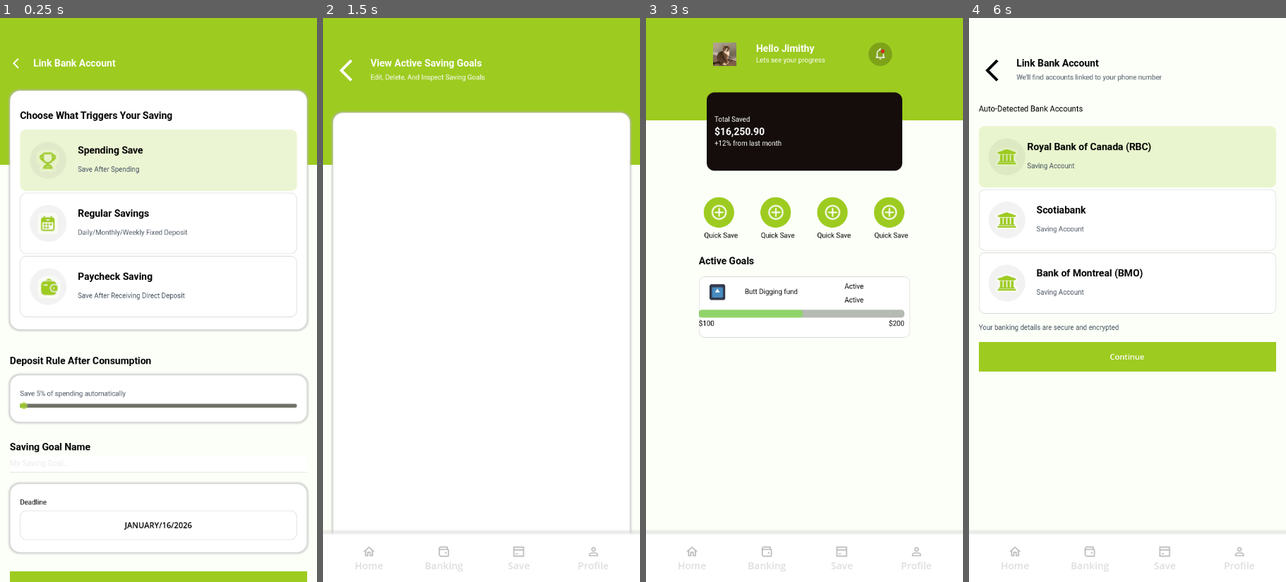
Above: before the commit, frames 1-4 (left to right).
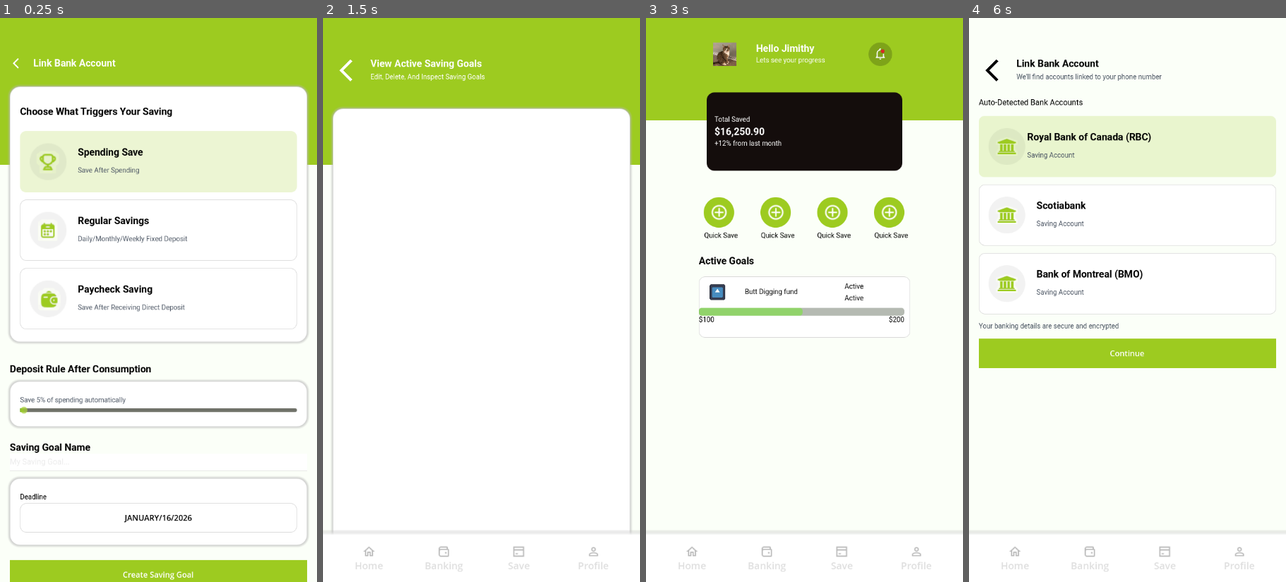
Above: after the commit, the same moments.

Repository: JUB-Yoush/4443-project
Game: Godot game, scene res://views/saving_goal_maker.tscn
Two runs of this game, one before a commit and one after it. Both use one fixed random seed, a clock stepped at 60 frames per second and the inputs below. The project has no main scene, so this scene is started directly. The engine's default icon, where the game draws it, is replaced by a stand-in: a white triangle on a blue panel in a dark square.
Inputs (mouse positions are in pixels of both pictures, inside the frame that each line leads up to):
- Up to frame 1 (0.25 s): no input
- Up to frame 2 (1.5 s): click (481, 463) at 0.52 s; type "12" at 0.6 s; click (481, 63) at 1.25 s
- Up to frame 3 (3 s): click (804, 68) at 2 s; click "Home" at 2.75 s
- Up to frame 4 (6 s): click (1127, 305) at 3.5 s; click (1203, 51) at 4.25 s; click "Home" at 5 s; click "Banking" at 5.75 s

The runs differ from the first frame. In frame 1, 13% of the frame differs, in the area x 2-98%, y 11-100%; in frame 2, 1.3%; in frame 3, 0.7%; in frame 4, 8.0%.

Commit message:
Saving Details done and padding adjustments

Diff:
--- a/new_game_project/assets/themes/mainScreen.tres
+++ b/new_game_project/assets/themes/mainScreen.tres
@@ -223,6 +223,7 @@
 RichTextLabel/fonts/normal_font = ExtResource("5_fpnbx")
 RichTextLabel/styles/focus = SubResource("StyleBoxFlat_xe36l")
 RichTextLabel/styles/normal = SubResource("StyleBoxEmpty_ahtpy")
+VBoxContainer/constants/separation = 0
 VScrollBar/styles/grabber = SubResource("StyleBoxEmpty_xe36l")
 VScrollBar/styles/grabber_highlight = SubResource("StyleBoxEmpty_810ac")
 VScrollBar/styles/grabber_pressed = SubResource("StyleBoxEmpty_t0nbw")
--- a/new_game_project/views/linkbank.tscn
+++ b/new_game_project/views/linkbank.tscn
@@ -39,7 +39,7 @@
 [node name="Button2" type="Button" parent="PanelContainer/MarginContainer/VBoxContainer"]
 self_modulate = Color(1, 1, 1, 0)
 clip_contents = true
-custom_minimum_size = Vector2(0, 55)
+custom_minimum_size = Vector2(0, 80)
 layout_mode = 2
 
 [node name="Header" type="HBoxContainer" parent="PanelContainer/MarginContainer/VBoxContainer/Button2"]
@@ -90,10 +90,7 @@
 [node name="DetectedBankAccounts" type="VBoxContainer" parent="PanelContainer/MarginContainer/VBoxContainer"]
 layout_mode = 2
 size_flags_vertical = 0
-
-[node name="Spacer" type="Control" parent="PanelContainer/MarginContainer/VBoxContainer/DetectedBankAccounts"]
-custom_minimum_size = Vector2(0, 30)
-layout_mode = 2
+theme_override_constants/separation = 15
 
 [node name="RichTextLabel2" type="RichTextLabel" parent="PanelContainer/MarginContainer/VBoxContainer/DetectedBankAccounts"]
 custom_minimum_size = Vector2(0, 25)
@@ -104,10 +101,6 @@
 bbcode_enabled = true
 text = "Auto-Detected Bank Accounts"
 vertical_alignment = 1
-
-[node name="Spacer2" type="Control" parent="PanelContainer/MarginContainer/VBoxContainer/DetectedBankAccounts"]
-custom_minimum_size = Vector2(0, 15)
-layout_mode = 2
 
 [node name="RBCBtn" type="Button" parent="PanelContainer/MarginContainer/VBoxContainer/DetectedBankAccounts"]
 custom_minimum_size = Vector2(0, 125)
--- a/new_game_project/views/saving_goal_details.tscn
+++ b/new_game_project/views/saving_goal_details.tscn
@@ -1,4 +1,26 @@
-[gd_scene format=3 uid="uid://vy4hw2o3yso1"]
+[gd_scene load_steps=8 format=3 uid="uid://vy4hw2o3yso1"]
+
+[ext_resource type="Theme" uid="uid://b8o6p1tkrcyh8" path="res://assets/themes/mainScreen.tres" id="1_tf6cl"]
+[ext_resource type="PackedScene" uid="uid://cvq00dll7ofrn" path="res://views/navbar.tscn" id="2_0a7ti"]
+[ext_resource type="Texture2D" uid="uid://d34k82ycxei5u" path="res://assets/ui/icons/Back Arrow.png" id="2_uw2u0"]
+
+[sub_resource type="ImageTexture" id="ImageTexture_0a7ti"]
+
+[sub_resource type="StyleBoxFlat" id="StyleBoxFlat_0a7ti"]
+bg_color = Color(0.615686, 0.796078, 0.12549, 1)
+corner_radius_top_left = 10
+corner_radius_top_right = 10
+corner_radius_bottom_right = 10
+corner_radius_bottom_left = 10
+
+[sub_resource type="StyleBoxFlat" id="StyleBoxFlat_uw2u0"]
+bg_color = Color(0.960784, 0.423529, 0.172549, 1)
+corner_radius_top_left = 10
+corner_radius_top_right = 10
+corner_radius_bottom_right = 10
+corner_radius_bottom_left = 10
+
+[sub_resource type="Theme" id="Theme_ert5s"]
 
 [node name="SavingGoalDetails" type="Control"]
 layout_mode = 3
@@ -7,3 +29,460 @@
 anchor_bottom = 1.0
 grow_horizontal = 2
 grow_vertical = 2
+
+[node name="PanelContainer" type="PanelContainer" parent="."]
+layout_mode = 1
+anchors_preset = 15
+anchor_right = 1.0
+anchor_bottom = 1.0
+grow_horizontal = 2
+grow_vertical = 2
+theme = ExtResource("1_tf6cl")
+
+[node name="Panel" type="Panel" parent="PanelContainer"]
+custom_minimum_size = Vector2(0, 300)
+layout_mode = 2
+size_flags_vertical = 0
+theme = ExtResource("1_tf6cl")
+
+[node name="MarginContainer" type="MarginContainer" parent="PanelContainer"]
+layout_mode = 2
+theme = ExtResource("1_tf6cl")
+
+[node name="VBoxContainer" type="VBoxContainer" parent="PanelContainer/MarginContainer"]
+layout_mode = 2
+
+[node name="Button2" type="Button" parent="PanelContainer/MarginContainer/VBoxContainer"]
+self_modulate = Color(1, 1, 1, 0)
+clip_contents = true
+custom_minimum_size = Vector2(0, 30)
+layout_mode = 2
+
+[node name="Header" type="HBoxContainer" parent="PanelContainer/MarginContainer/VBoxContainer/Button2"]
+layout_mode = 2
+offset_right = 608.0
+offset_bottom = 25.0
+mouse_filter = 2
+
+[node name="TextureRect" type="TextureRect" parent="PanelContainer/MarginContainer/VBoxContainer/Button2/Header"]
+layout_mode = 2
+mouse_filter = 2
+texture = ExtResource("2_uw2u0")
+expand_mode = 3
+
+[node name="Spacer" type="Control" parent="PanelContainer/MarginContainer/VBoxContainer/Button2/Header"]
+custom_minimum_size = Vector2(15, 0)
+layout_mode = 2
+mouse_filter = 2
+
+[node name="RichTextLabel" type="RichTextLabel" parent="PanelContainer/MarginContainer/VBoxContainer/Button2/Header"]
+custom_minimum_size = Vector2(500, 25)
+layout_mode = 2
+size_flags_vertical = 3
+mouse_filter = 2
+theme = ExtResource("1_tf6cl")
+theme_override_colors/default_color = Color(1, 1, 1, 1)
+bbcode_enabled = true
+text = "[b]Saving Goal Viewer[/b]"
+vertical_alignment = 1
+
+[node name="Spacer" type="Control" parent="PanelContainer/MarginContainer/VBoxContainer"]
+custom_minimum_size = Vector2(0, 30)
+layout_mode = 2
+
+[node name="PanelContainer" type="PanelContainer" parent="PanelContainer/MarginContainer/VBoxContainer"]
+layout_mode = 2
+theme = ExtResource("1_tf6cl")
+theme_type_variation = &"PanelNestedContainer"
+
+[node name="MarginContainer" type="MarginContainer" parent="PanelContainer/MarginContainer/VBoxContainer/PanelContainer"]
+layout_mode = 2
+theme = ExtResource("1_tf6cl")
+theme_type_variation = &"MarginNestedContainer"
+
+[node name="VBoxContainer" type="VBoxContainer" parent="PanelContainer/MarginContainer/VBoxContainer/PanelContainer/MarginContainer"]
+layout_mode = 2
+
+[node name="HBoxContainer" type="HBoxContainer" parent="PanelContainer/MarginContainer/VBoxContainer/PanelContainer/MarginContainer/VBoxContainer"]
+layout_mode = 2
+size_flags_vertical = 3
+
+[node name="RichTextLabel2" type="RichTextLabel" parent="PanelContainer/MarginContainer/VBoxContainer/PanelContainer/MarginContainer/VBoxContainer/HBoxContainer"]
+custom_minimum_size = Vector2(0, 25)
+layout_mode = 2
+size_flags_horizontal = 3
+size_flags_vertical = 3
+mouse_filter = 2
+theme = ExtResource("1_tf6cl")
+theme_type_variation = &"GreyText"
+theme_override_font_sizes/bold_font_size = 16
+bbcode_enabled = true
+text = "[b]Created:[/b] MONTH DATE, YEAR"
+vertical_alignment = 1
+
+[node name="RichTextLabel3" type="RichTextLabel" parent="PanelContainer/MarginContainer/VBoxContainer/PanelContainer/MarginContainer/VBoxContainer/HBoxContainer"]
+custom_minimum_size = Vector2(0, 25)
+layout_mode = 2
+size_flags_horizontal = 3
+size_flags_vertical = 3
+mouse_filter = 2
+theme = ExtResource("1_tf6cl")
+theme_type_variation = &"GreyText"
+theme_override_colors/default_color = Color(0.615686, 0.796078, 0.12549, 1)
+theme_override_font_sizes/bold_font_size = 16
+bbcode_enabled = true
+text = "[b]Saving Plan:[/b] Placeholder"
+horizontal_alignment = 2
+vertical_alignment = 1
+
+[node name="GoalName" type="RichTextLabel" parent="PanelContainer/MarginContainer/VBoxContainer/PanelContainer/MarginContainer/VBoxContainer"]
+custom_minimum_size = Vector2(500, 50)
+layout_mode = 2
+size_flags_vertical = 3
+theme = ExtResource("1_tf6cl")
+theme_override_font_sizes/bold_font_size = 0
+bbcode_enabled = true
+text = "[b]Digging In Yo Butt Goal[/b]"
+vertical_alignment = 1
+
+[node name="GoalName2" type="RichTextLabel" parent="PanelContainer/MarginContainer/VBoxContainer/PanelContainer/MarginContainer/VBoxContainer"]
+custom_minimum_size = Vector2(500, 100)
+layout_mode = 2
+size_flags_vertical = 3
+theme = ExtResource("1_tf6cl")
+theme_override_font_sizes/bold_font_size = 64
+bbcode_enabled = true
+text = "[b]$1200[/b]"
+vertical_alignment = 1
+
+[node name="HBoxContainer2" type="HBoxContainer" parent="PanelContainer/MarginContainer/VBoxContainer/PanelContainer/MarginContainer/VBoxContainer"]
+layout_mode = 2
+size_flags_vertical = 3
+
+[node name="RichTextLabel2" type="RichTextLabel" parent="PanelContainer/MarginContainer/VBoxContainer/PanelContainer/MarginContainer/VBoxContainer/HBoxContainer2"]
+custom_minimum_size = Vector2(0, 25)
+layout_mode = 2
+size_flags_horizontal = 3
+size_flags_vertical = 3
+mouse_filter = 2
+theme = ExtResource("1_tf6cl")
+theme_override_font_sizes/normal_font_size = 20
+bbcode_enabled = true
+text = "[b]This Month:[/b] $100"
+vertical_alignment = 1
+
+[node name="RichTextLabel3" type="RichTextLabel" parent="PanelContainer/MarginContainer/VBoxContainer/PanelContainer/MarginContainer/VBoxContainer/HBoxContainer2"]
+custom_minimum_size = Vector2(0, 25)
+layout_mode = 2
+size_flags_horizontal = 3
+size_flags_vertical = 3
+mouse_filter = 2
+theme = ExtResource("1_tf6cl")
+theme_override_font_sizes/normal_font_size = 20
+bbcode_enabled = true
+text = "[b]Goal ($)[/b]: 100/200"
+horizontal_alignment = 2
+vertical_alignment = 1
+
+[node name="HSlider" type="HSlider" parent="PanelContainer/MarginContainer/VBoxContainer/PanelContainer/MarginContainer/VBoxContainer"]
+custom_minimum_size = Vector2(0, 25)
+layout_mode = 2
+theme = ExtResource("1_tf6cl")
+theme_override_icons/grabber = SubResource("ImageTexture_0a7ti")
+
+[node name="HBoxContainer3" type="HBoxContainer" parent="PanelContainer/MarginContainer/VBoxContainer/PanelContainer/MarginContainer/VBoxContainer"]
+layout_mode = 2
+size_flags_vertical = 3
+
+[node name="Panel" type="Panel" parent="PanelContainer/MarginContainer/VBoxContainer/PanelContainer/MarginContainer/VBoxContainer/HBoxContainer3"]
+custom_minimum_size = Vector2(0, 50)
+layout_mode = 2
+size_flags_horizontal = 3
+theme = ExtResource("1_tf6cl")
+theme_override_styles/panel = SubResource("StyleBoxFlat_0a7ti")
+
+[node name="RichTextLabel" type="RichTextLabel" parent="PanelContainer/MarginContainer/VBoxContainer/PanelContainer/MarginContainer/VBoxContainer/HBoxContainer3/Panel"]
+layout_mode = 1
+anchors_preset = 15
+anchor_right = 1.0
+anchor_bottom = 1.0
+grow_horizontal = 2
+grow_vertical = 2
+theme = ExtResource("1_tf6cl")
+theme_override_colors/default_color = Color(1, 1, 1, 1)
+bbcode_enabled = true
+text = "[b]Due: April 1, 2025[/b]"
+horizontal_alignment = 1
+vertical_alignment = 1
+
+[node name="Panel2" type="Panel" parent="PanelContainer/MarginContainer/VBoxContainer/PanelContainer/MarginContainer/VBoxContainer/HBoxContainer3"]
+custom_minimum_size = Vector2(0, 50)
+layout_mode = 2
+size_flags_horizontal = 3
+theme = ExtResource("1_tf6cl")
+theme_override_styles/panel = SubResource("StyleBoxFlat_uw2u0")
+
+[node name="RichTextLabel" type="RichTextLabel" parent="PanelContainer/MarginContainer/VBoxContainer/PanelContainer/MarginContainer/VBoxContainer/HBoxContainer3/Panel2"]
+layout_mode = 1
+anchors_preset = 15
+anchor_right = 1.0
+anchor_bottom = 1.0
+grow_horizontal = 2
+grow_vertical = 2
+theme = ExtResource("1_tf6cl")
+theme_override_colors/default_color = Color(1, 1, 1, 1)
+bbcode_enabled = true
+text = "[b]7 Days[/b]"
+horizontal_alignment = 1
+vertical_alignment = 1
+
+[node name="Spacer2" type="Control" parent="PanelContainer/MarginContainer/VBoxContainer"]
+custom_minimum_size = Vector2(0, 30)
+layout_mode = 2
+
+[node name="SpendingControls" type="VBoxContainer" parent="PanelContainer/MarginContainer/VBoxContainer"]
+layout_mode = 2
+
+[node name="SpendSave" type="VBoxContainer" parent="PanelContainer/MarginContainer/VBoxContainer/SpendingControls"]
+visible = false
+layout_mode = 2
+
+[node name="RichTextLabel" type="RichTextLabel" parent="PanelContainer/MarginContainer/VBoxContainer/SpendingControls/SpendSave"]
+custom_minimum_size = Vector2(500, 50)
+layout_mode = 2
+size_flags_vertical = 3
+theme = ExtResource("1_tf6cl")
+bbcode_enabled = true
+text = "[b]Deposit Rule After Consumption[/b]"
+vertical_alignment = 1
+
+[node name="PanelContainer" type="PanelContainer" parent="PanelContainer/MarginContainer/VBoxContainer/SpendingControls/SpendSave"]
+layout_mode = 2
+theme = ExtResource("1_tf6cl")
+theme_type_variation = &"PanelNestedContainer"
+
+[node name="SavingControls" type="MarginContainer" parent="PanelContainer/MarginContainer/VBoxContainer/SpendingControls/SpendSave/PanelContainer"]
+layout_mode = 2
+theme = ExtResource("1_tf6cl")
+theme_type_variation = &"MarginNestedContainer"
+
+[node name="VBoxContainer" type="VBoxContainer" parent="PanelContainer/MarginContainer/VBoxContainer/SpendingControls/SpendSave/PanelContainer/SavingControls"]
+layout_mode = 2
+
+[node name="RichTextLabel2" type="RichTextLabel" parent="PanelContainer/MarginContainer/VBoxContainer/SpendingControls/SpendSave/PanelContainer/SavingControls/VBoxContainer"]
+custom_minimum_size = Vector2(0, 25)
+layout_mode = 2
+size_flags_vertical = 3
+mouse_filter = 2
+theme = ExtResource("1_tf6cl")
+theme_type_variation = &"GreyText"
+bbcode_enabled = true
+text = "Save 5% of spending automatically"
+vertical_alignment = 1
+
+[node name="HSlider" type="HSlider" parent="PanelContainer/MarginContainer/VBoxContainer/SpendingControls/SpendSave/PanelContainer/SavingControls/VBoxContainer"]
+modulate = Color(0.658824, 0.815686, 0.227451, 1)
+layout_mode = 2
+min_value = 1.0
+value = 1.0
+
+[node name="RegSave" type="VBoxContainer" parent="PanelContainer/MarginContainer/VBoxContainer/SpendingControls"]
+visible = false
+layout_mode = 2
+
+[node name="RichTextLabel" type="RichTextLabel" parent="PanelContainer/MarginContainer/VBoxContainer/SpendingControls/RegSave"]
+custom_minimum_size = Vector2(500, 50)
+layout_mode = 2
+size_flags_vertical = 3
+theme = ExtResource("1_tf6cl")
+bbcode_enabled = true
+text = "[b]Choose What Triggers Your Saving[/b]"
+vertical_alignment = 1
+
+[node name="PanelContainer" type="PanelContainer" parent="PanelContainer/MarginContainer/VBoxContainer/SpendingControls/RegSave"]
+layout_mode = 2
+theme = ExtResource("1_tf6cl")
+theme_type_variation = &"PanelNestedContainer"
+
+[node name="SavingControls" type="MarginContainer" parent="PanelContainer/MarginContainer/VBoxContainer/SpendingControls/RegSave/PanelContainer"]
+layout_mode = 2
+theme = ExtResource("1_tf6cl")
+theme_type_variation = &"MarginNestedContainer"
+
+[node name="VBoxContainer" type="VBoxContainer" parent="PanelContainer/MarginContainer/VBoxContainer/SpendingControls/RegSave/PanelContainer/SavingControls"]
+layout_mode = 2
+
+[node name="RichTextLabel2" type="RichTextLabel" parent="PanelContainer/MarginContainer/VBoxContainer/SpendingControls/RegSave/PanelContainer/SavingControls/VBoxContainer"]
+custom_minimum_size = Vector2(0, 25)
+layout_mode = 2
+size_flags_vertical = 3
+mouse_filter = 2
+theme = ExtResource("1_tf6cl")
+theme_type_variation = &"GreyText"
+bbcode_enabled = true
+text = "Saving Amount"
+vertical_alignment = 1
+
+[node name="LineEdit" type="LineEdit" parent="PanelContainer/MarginContainer/VBoxContainer/SpendingControls/RegSave/PanelContainer/SavingControls/VBoxContainer"]
+custom_minimum_size = Vector2(0, 35)
+layout_mode = 2
+theme = SubResource("Theme_ert5s")
+text = "$ "
+
+[node name="HBoxContainer" type="HBoxContainer" parent="PanelContainer/MarginContainer/VBoxContainer/SpendingControls/RegSave/PanelContainer/SavingControls/VBoxContainer"]
+layout_mode = 2
+
+[node name="BankButton3" type="Button" parent="PanelContainer/MarginContainer/VBoxContainer/SpendingControls/RegSave/PanelContainer/SavingControls/VBoxContainer/HBoxContainer"]
+custom_minimum_size = Vector2(0, 50)
+layout_mode = 2
+size_flags_horizontal = 3
+size_flags_vertical = 8
+theme_override_colors/font_color = Color(0, 0, 0, 1)
+theme_override_colors/font_focus_color = Color(0, 0, 0, 1)
+theme_override_colors/font_pressed_color = Color(0, 0, 0, 1)
+toggle_mode = true
+text = "Daily"
+
+[node name="BankButton4" type="Button" parent="PanelContainer/MarginContainer/VBoxContainer/SpendingControls/RegSave/PanelContainer/SavingControls/VBoxContainer/HBoxContainer"]
+custom_minimum_size = Vector2(0, 50)
+layout_mode = 2
+size_flags_horizontal = 3
+size_flags_vertical = 8
+theme_override_colors/font_color = Color(0, 0, 0, 1)
+theme_override_colors/font_focus_color = Color(0, 0, 0, 1)
+theme_override_colors/font_pressed_color = Color(0, 0, 0, 1)
+toggle_mode = true
+text = "Weekly"
+
+[node name="BankButton5" type="Button" parent="PanelContainer/MarginContainer/VBoxContainer/SpendingControls/RegSave/PanelContainer/SavingControls/VBoxContainer/HBoxContainer"]
+custom_minimum_size = Vector2(0, 50)
+layout_mode = 2
+size_flags_horizontal = 3
+size_flags_vertical = 8
+theme_override_colors/font_color = Color(0, 0, 0, 1)
+theme_override_colors/font_focus_color = Color(0, 0, 0, 1)
+theme_override_colors/font_pressed_color = Color(0, 0, 0, 1)
+toggle_mode = true
+text = "Monthly
+"
+
+[node name="RichTextLabel" type="RichTextLabel" parent="PanelContainer/MarginContainer/VBoxContainer/SpendingControls"]
+custom_minimum_size = Vector2(500, 50)
+layout_mode = 2
+size_flags_vertical = 3
+theme = ExtResource("1_tf6cl")
+bbcode_enabled = true
+text = "[b]Recent Activity[/b]"
+vertical_alignment = 1
+
+[node name="PanelContainer2" type="PanelContainer" parent="PanelContainer/MarginContainer/VBoxContainer"]
+layout_mode = 2
+size_flags_vertical = 3
+theme = ExtResource("1_tf6cl")
+
+[node name="ScrollContainer" type="ScrollContainer" parent="PanelContainer/MarginContainer/VBoxContainer/PanelContainer2"]
+layout_mode = 2
+theme = ExtResource("1_tf6cl")
+
+[node name="VBoxContainer" type="VBoxContainer" parent="PanelContainer/MarginContainer/VBoxContainer/PanelContainer2/ScrollContainer"]
+layout_mode = 2
+size_flags_horizontal = 3
+size_flags_vertical = 3
+theme_override_constants/separation = 25
+
+[node name="RecentActivityItem" type="PanelContainer" parent="PanelContainer/MarginContainer/VBoxContainer/PanelContainer2/ScrollContainer/VBoxContainer"]
+layout_mode = 2
+theme = ExtResource("1_tf6cl")
+theme_type_variation = &"PanelNestedContainer"
+
+[node name="MarginContainer" type="MarginContainer" parent="PanelContainer/MarginContainer/VBoxContainer/PanelContainer2/ScrollContainer/VBoxContainer/RecentActivityItem"]
+layout_mode = 2
+theme = ExtResource("1_tf6cl")
+theme_type_variation = &"MarginNestedContainer"
+
+[node name="VBoxContainer" type="HBoxContainer" parent="PanelContainer/MarginContainer/VBoxContainer/PanelContainer2/ScrollContainer/VBoxContainer/RecentActivityItem/MarginContainer"]
+layout_mode = 2
+alignment = 1
+
+[node name="VBoxContainer" type="VBoxContainer" parent="PanelContainer/MarginContainer/VBoxContainer/PanelContainer2/ScrollContainer/VBoxContainer/RecentActivityItem/MarginContainer/VBoxContainer"]
+layout_mode = 2
+
+[node name="GoalName" type="RichTextLabel" parent="PanelContainer/MarginContainer/VBoxContainer/PanelContainer2/ScrollContainer/VBoxContainer/RecentActivityItem/MarginContainer/VBoxContainer/VBoxContainer"]
+custom_minimum_size = Vector2(500, 25)
+layout_mode = 2
+size_flags_vertical = 3
+theme = ExtResource("1_tf6cl")
+theme_override_font_sizes/bold_font_size = 0
+bbcode_enabled = true
+text = "[b]Manual Desposit[/b]"
+vertical_alignment = 1
+
+[node name="GoalName2" type="RichTextLabel" parent="PanelContainer/MarginContainer/VBoxContainer/PanelContainer2/ScrollContainer/VBoxContainer/RecentActivityItem/MarginContainer/VBoxContainer/VBoxContainer"]
+custom_minimum_size = Vector2(500, 25)
+layout_mode = 2
+size_flags_vertical = 3
+theme = ExtResource("1_tf6cl")
+theme_type_variation = &"GreyText"
+theme_override_font_sizes/bold_font_size = 0
+bbcode_enabled = true
+text = "Today, 2:30 PM"
+vertical_alignment = 1
+
+[node name="RichTextLabel" type="RichTextLabel" parent="PanelContainer/MarginContainer/VBoxContainer/PanelContainer2/ScrollContainer/VBoxContainer/RecentActivityItem/MarginContainer/VBoxContainer"]
+layout_mode = 2
+size_flags_horizontal = 3
+theme_override_colors/default_color = Color(0.615686, 0.796078, 0.12549, 1)
+theme_override_font_sizes/normal_font_size = 20
+text = "+1,000"
+horizontal_alignment = 1
+vertical_alignment = 1
+
+[node name="RecentActivityItem2" type="PanelContainer" parent="PanelContainer/MarginContainer/VBoxContainer/PanelContainer2/ScrollContainer/VBoxContainer"]
+custom_minimum_size = Vector2(0, 25)
+layout_mode = 2
+theme_type_variation = &"PanelNestedContainer"
+
+[node name="MarginContainer" type="MarginContainer" parent="PanelContainer/MarginContainer/VBoxContainer/PanelContainer2/ScrollContainer/VBoxContainer/RecentActivityItem2"]
+layout_mode = 2
+theme = ExtResource("1_tf6cl")
+theme_type_variation = &"MarginNestedContainer"
+
+[node name="VBoxContainer" type="HBoxContainer" parent="PanelContainer/MarginContainer/VBoxContainer/PanelContainer2/ScrollContainer/VBoxContainer/RecentActivityItem2/MarginContainer"]
+layout_mode = 2
+alignment = 1
+
+[node name="VBoxContainer" type="VBoxContainer" parent="PanelContainer/MarginContainer/VBoxContainer/PanelContainer2/ScrollContainer/VBoxContainer/RecentActivityItem2/MarginContainer/VBoxContainer"]
+layout_mode = 2
+
+[node name="GoalName" type="RichTextLabel" parent="PanelContainer/MarginContainer/VBoxContainer/PanelContainer2/ScrollContainer/VBoxContainer/RecentActivityItem2/MarginContainer/VBoxContainer/VBoxContainer"]
+custom_minimum_size = Vector2(500, 25)
+layout_mode = 2
+size_flags_vertical = 3
+theme = ExtResource("1_tf6cl")
+theme_override_font_sizes/bold_font_size = 0
+bbcode_enabled = true
+text = "[b]Manual Desposit[/b]"
+vertical_alignment = 1
+
+[node name="GoalName2" type="RichTextLabel" parent="PanelContainer/MarginContainer/VBoxContainer/PanelContainer2/ScrollContainer/VBoxContainer/RecentActivityItem2/MarginContainer/VBoxContainer/VBoxContainer"]
+custom_minimum_size = Vector2(500, 25)
+layout_mode = 2
+size_flags_vertical = 3
+theme = ExtResource("1_tf6cl")
+theme_type_variation = &"GreyText"
+theme_override_font_sizes/bold_font_size = 0
+bbcode_enabled = true
+text = "Today, 2:30 PM"
+vertical_alignment = 1
+
+[node name="RichTextLabel" type="RichTextLabel" parent="PanelContainer/MarginContainer/VBoxContainer/PanelContainer2/ScrollContainer/VBoxContainer/RecentActivityItem2/MarginContainer/VBoxContainer"]
+layout_mode = 2
+size_flags_horizontal = 3
+theme_override_colors/default_color = Color(0.615686, 0.796078, 0.12549, 1)
+theme_override_font_sizes/normal_font_size = 20
+text = "+1,000"
+horizontal_alignment = 1
+vertical_alignment = 1
+
+[node name="NavBar" parent="PanelContainer" instance=ExtResource("2_0a7ti")]
+layout_mode = 2
--- a/new_game_project/views/saving_goal_maker.tscn
+++ b/new_game_project/views/saving_goal_maker.tscn
@@ -40,6 +40,7 @@
 
 [node name="MarginContainer" type="MarginContainer" parent="PanelContainer"]
 layout_mode = 2
+theme = ExtResource("1_8fir6")
 
 [node name="VBoxContainer" type="VBoxContainer" parent="PanelContainer/MarginContainer"]
 layout_mode = 2
@@ -95,6 +96,7 @@
 
 [node name="VBoxContainer" type="VBoxContainer" parent="PanelContainer/MarginContainer/VBoxContainer/PanelContainer/MarginContainer"]
 layout_mode = 2
+theme_override_constants/separation = 15
 
 [node name="RichTextLabel" type="RichTextLabel" parent="PanelContainer/MarginContainer/VBoxContainer/PanelContainer/MarginContainer/VBoxContainer"]
 custom_minimum_size = Vector2(500, 50)
--- a/new_game_project/views/saving_goals_viewer.tscn
+++ b/new_game_project/views/saving_goals_viewer.tscn
@@ -108,13 +108,7 @@
 layout_mode = 2
 size_flags_horizontal = 3
 size_flags_vertical = 3
+theme_override_constants/separation = 25
 
-[node name="NavBar" parent="." instance=ExtResource("1_0a5sx")]
-layout_mode = 1
-anchors_preset = 12
-anchor_top = 1.0
-anchor_right = 1.0
-anchor_bottom = 1.0
-offset_top = -106.0
-grow_horizontal = 2
-grow_vertical = 0
+[node name="NavBar" parent="PanelContainer" instance=ExtResource("1_0a5sx")]
+layout_mode = 2
